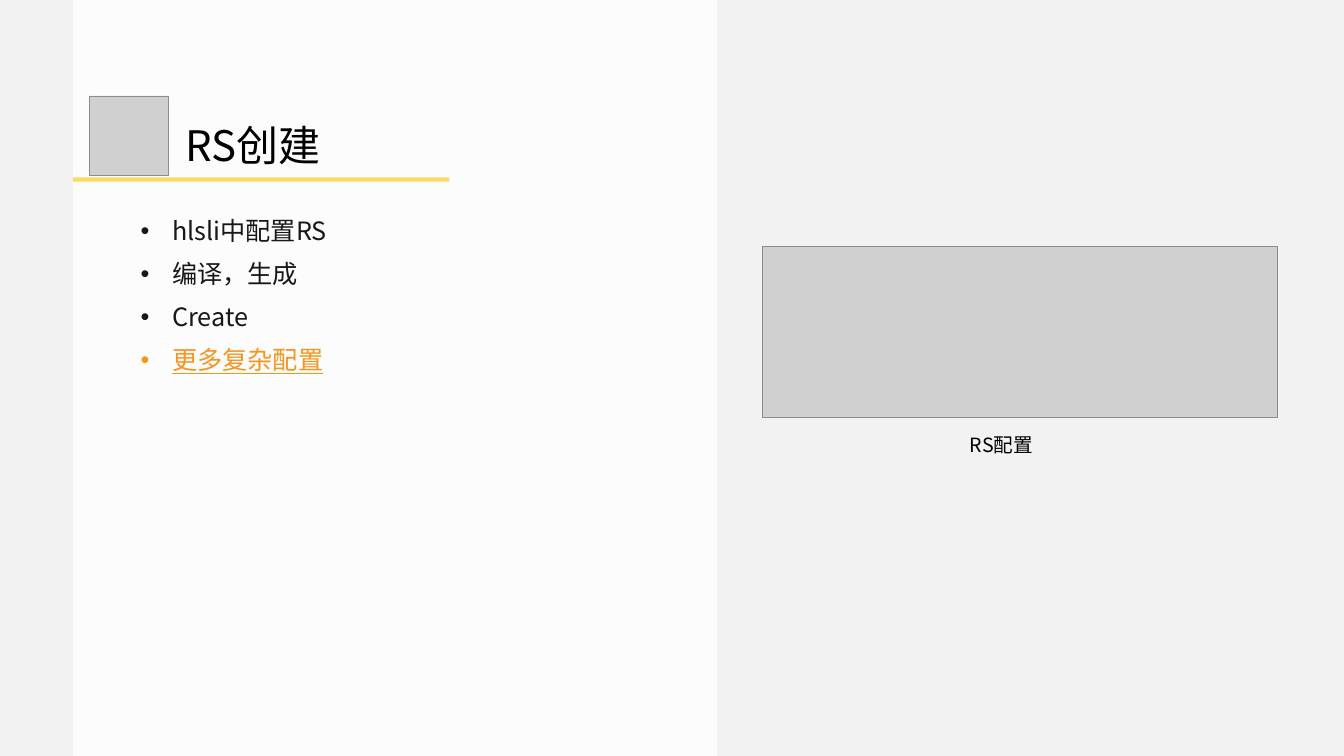
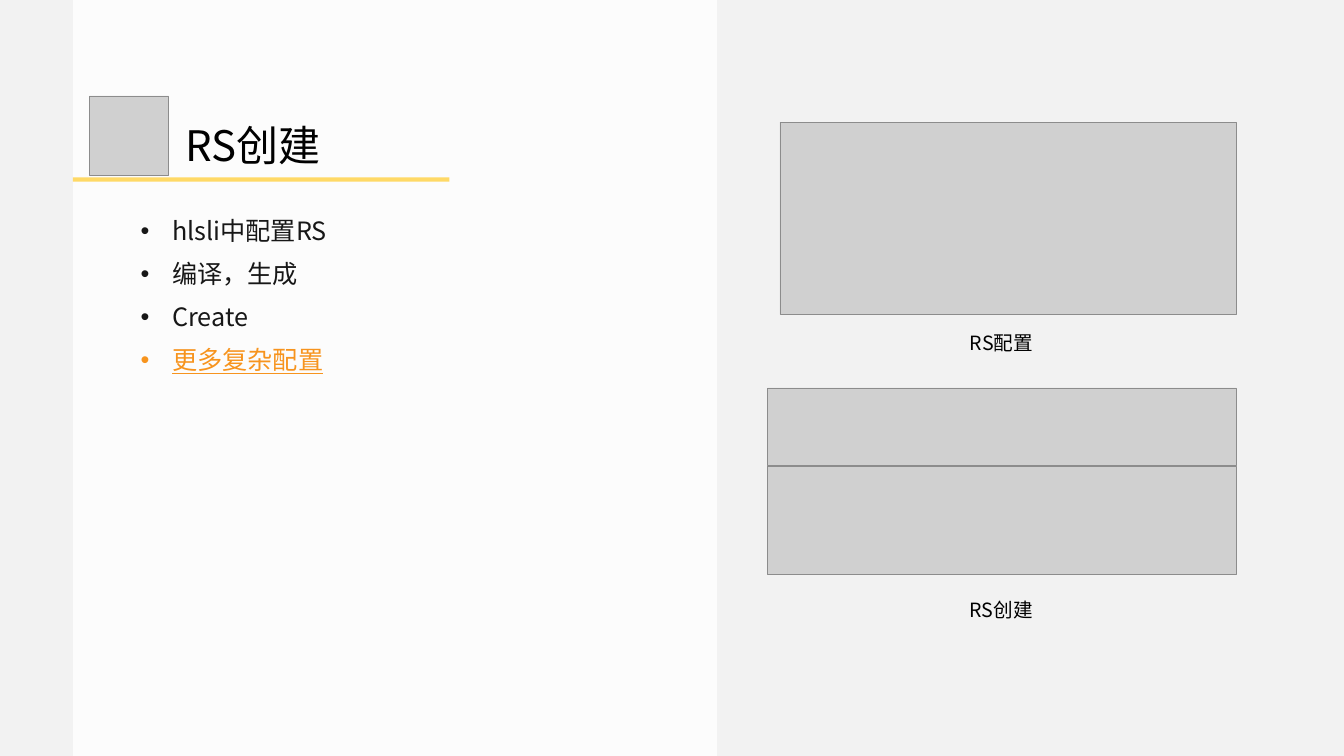
Before and after one commit to doomlover/KSGameEngineTutorials, a slide deck: slide 31 of PPTs/05.深入DX12绘制二.pptx (slide 33 before the commit). Drawn at 1344x756 pixels with LibreOffice and Linux fonts; fonts in the diff are those of the drawing; grey boxes stand for pictures. Boxes give left, top, right and bottom in pixels: in the first picture for what was removed or moved away, otherwise in the second. Text is boxed around its words. In the diff, an @@ line names an element or a change of style, - is before the commit and + after.

```diff
--- a/PPTs/05.深入DX12绘制二.pptx
+++ b/PPTs/05.深入DX12绘制二.pptx
@@ picture added at (x1=780, y1=122, x2=1236, y2=314) @@
@@ picture removed at (x1=762, y1=247, x2=1277, y2=418) @@
@@ text "RS配置" moved from (x1=970, y1=436, x2=1033, y2=454) to (x1=970, y1=334, x2=1033, y2=352) @@
@@ picture added at (x1=767, y1=388, x2=1236, y2=465) @@
@@ picture added at (x1=767, y1=466, x2=1236, y2=574) @@
@@ text added at (x1=970, y1=600, x2=1033, y2=619), 28 pt, text #000000 @@
+RS创建
```
Also in this commit, not shown: 21 other slides changed, 2 slides added, 1 other file.
